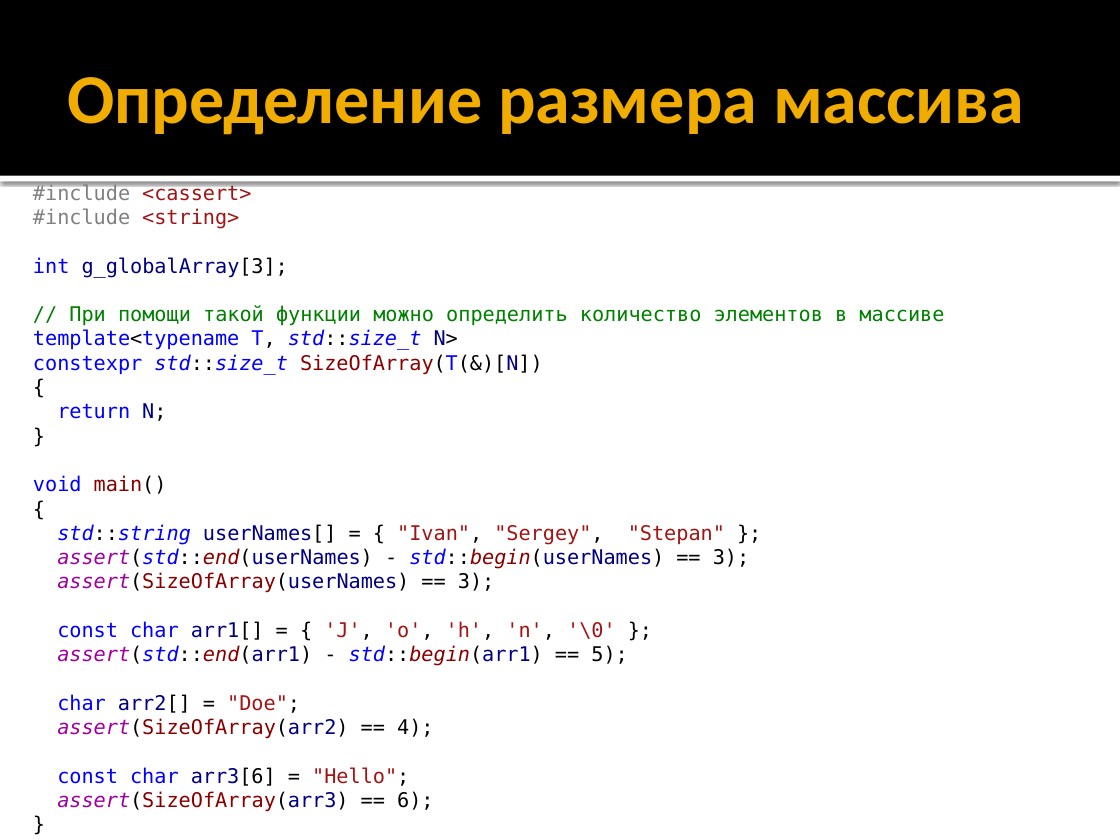
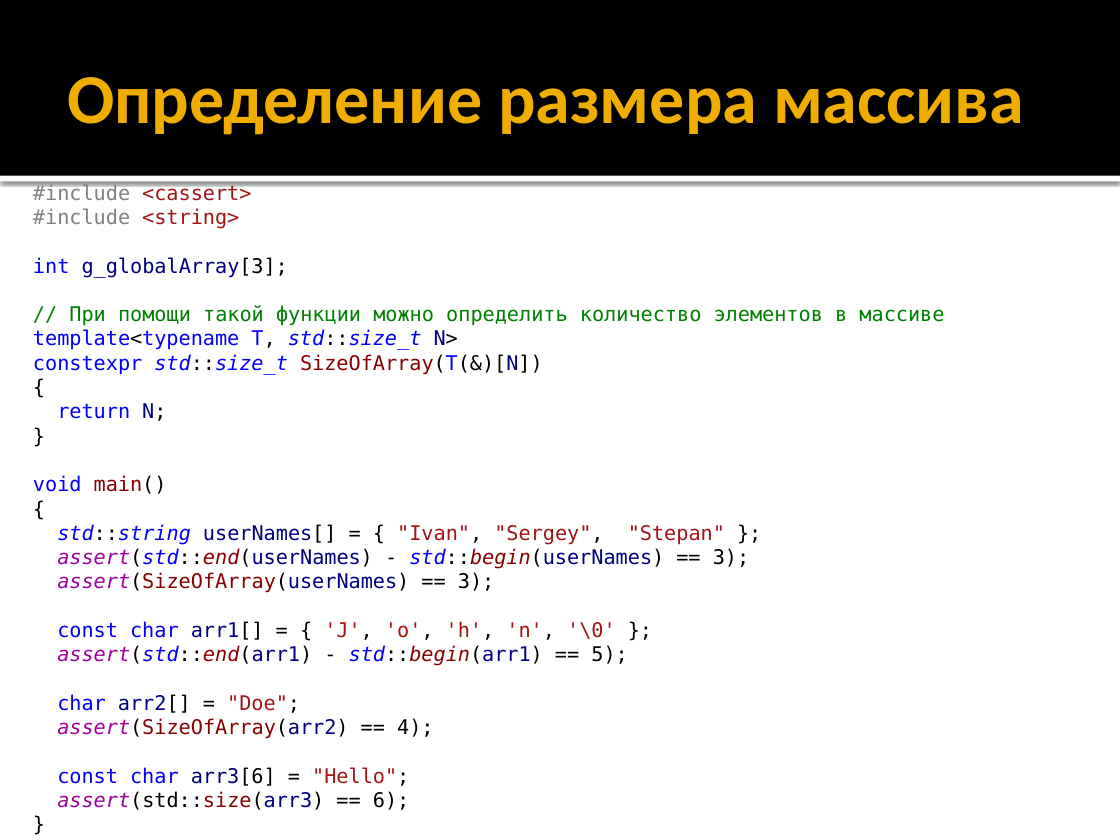
Before and after one commit to alexey-malov/oop, a slide deck: slide 108 of lectures/01/Синтаксис C++.pptx. Drawn at 1120x840 pixels with LibreOffice and Linux fonts; fonts in the diff are those of the drawing. Boxes give left, top, right and bottom in pixels: in the first picture for what was removed or moved away, otherwise in the second. Text is boxed around its words. In the diff, an @@ line names an element or a change of style, - is before the commit and + after.

```diff
--- a/lectures/01/Синтаксис C++.pptx
+++ b/lectures/01/Синтаксис C++.pptx
@@ text at [57,791,409,810]: text changed; text colour #880000 to #000000 @@
-assert(SizeOfArray(arr3) == 6);
+assert(std::size(arr3) == 6);
```
Also in this commit, not shown: 1 other slide changed, 1 slide added, 1 other file.
